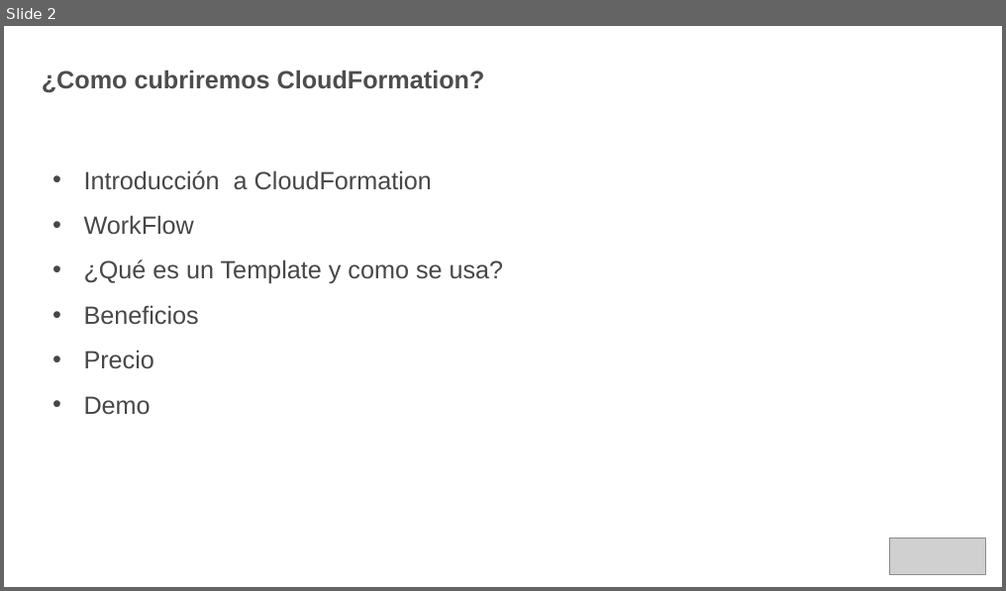
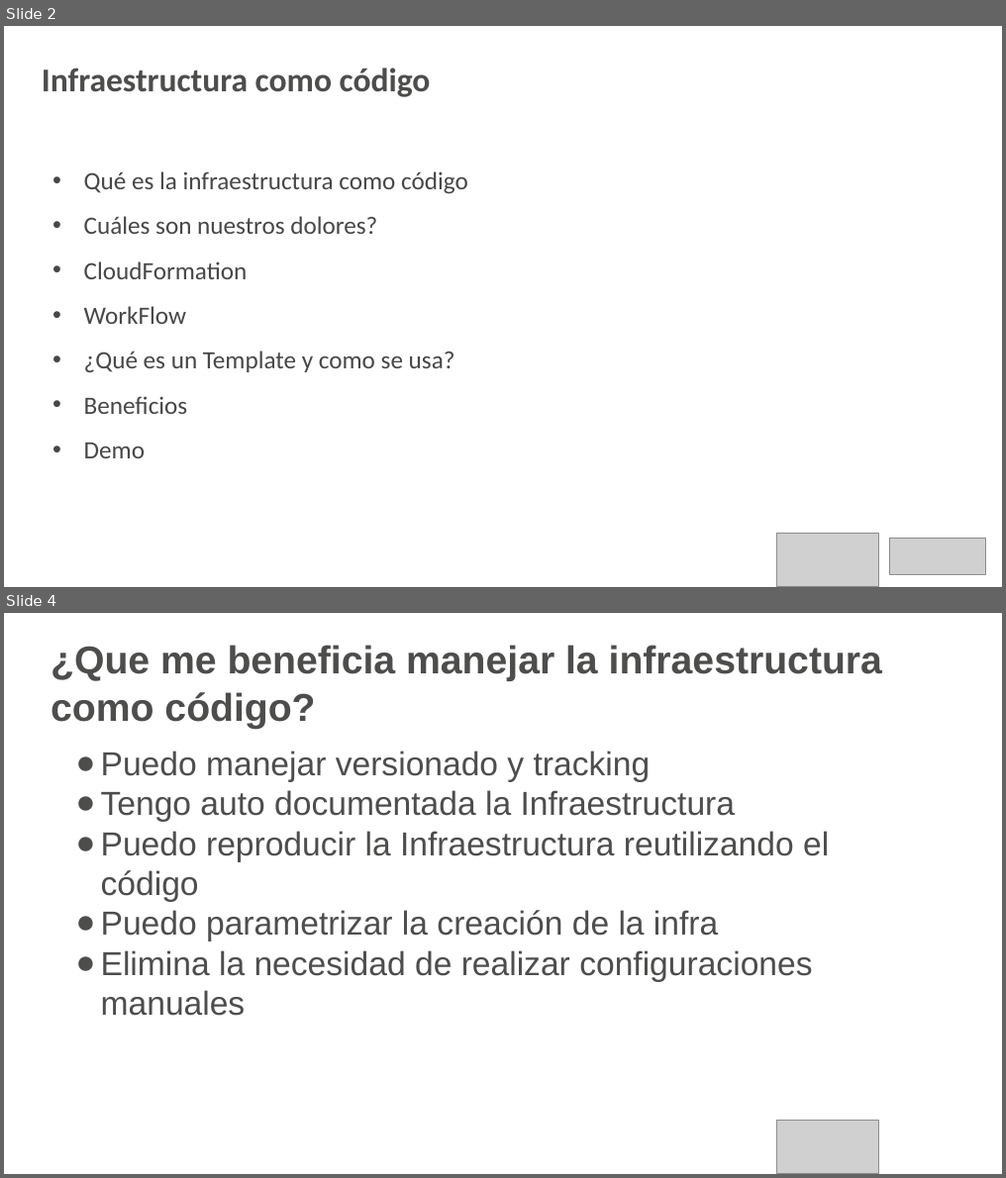
Before and after one commit to awsusergroupsantiago/demos, a slide deck: AWSUserGroup/22-06-2017/presentación/cloudformation.pptx. Shown one above the other, each under a label of ours: slide 2 before the commit, slides 2 and 4 after it; the slides between them are not shown. The pictures are 1006x591 and 1006x1178 pixels, drawn with LibreOffice and Linux fonts; fonts in the diff are those of the drawing; grey boxes stand for pictures; background and template pictures are left out. Boxes give left, top, right and bottom in pixels: in the first picture for what was removed or moved away, otherwise in the second. Text is boxed around its words. In the diff, an @@ line names an element or a change of style, - is before the commit and + after.

```diff
--- a/AWSUserGroup/22-06-2017/presentación/cloudformation.pptx
+++ b/AWSUserGroup/22-06-2017/presentación/cloudformation.pptx
@@ slide 4 added at <box>4,613,1002,1174</box>, background #FFFFFF @@
@@ title added at <box>51,645,882,729</box>, 28 pt, text #4D4D4C, bold @@
+¿Que me beneficia manejar la infraestructura como código?
@@ text added at <box>101,751,829,1016</box>, 24 pt, text #4D4D4C @@
+● Puedo manejar versionado y tracking
+● Tengo auto documentada la Infraestructura
+● Puedo reproducir la Infraestructura reutilizando el código
+● Puedo parametrizar la creación de la infra
+● Elimina la necesidad de realizar configuraciones manuales
@@ picture added at <box>777,1120,879,1173</box> @@
@@ slide 2 changed as well @@
@@ title at <box>42,68,431,97</box>: text changed; size 18 to 24 pt; font Arial to Calibri; text colour #4C4D4C to #4D4D4C @@
-¿Como cubriremos CloudFormation?
+Infraestructura como código
@@ text at <box>84,172,468,279</box>: text changed; font Arial to Calibri @@
-• Introducción a CloudFormation
+• Qué es la infraestructura como código
+• Cuáles son nuestros dolores?
+• CloudFormation
@@ text at <box>84,306,455,459</box>: font Arial to Calibri in "WorkFlow", "¿Qué es un Template y como se ...", "Beneficios", "Demo" @@
@@ text at <box>84,350,154,370</box>: paragraph removed @@
-• Precio
@@ picture added at <box>777,533,879,586</box> @@
```
Also in this commit, not shown: 19 other slides changed, 3 other slides added, 7 slides removed.
